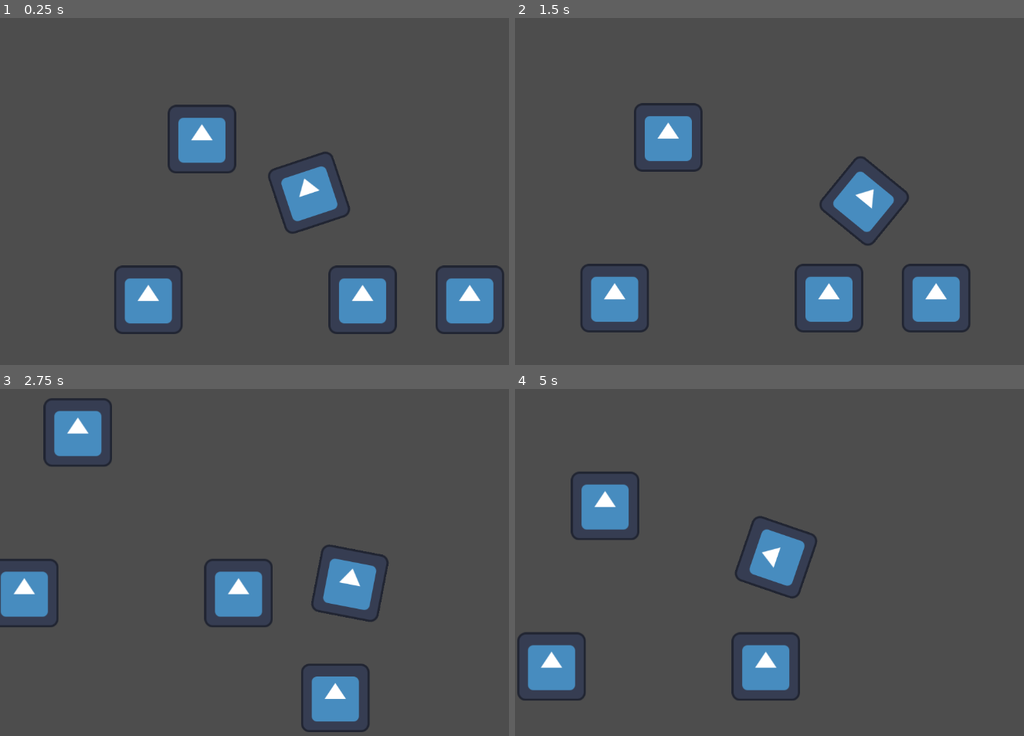
Above: before the commit, frames 1-4 (two rows, left to right).
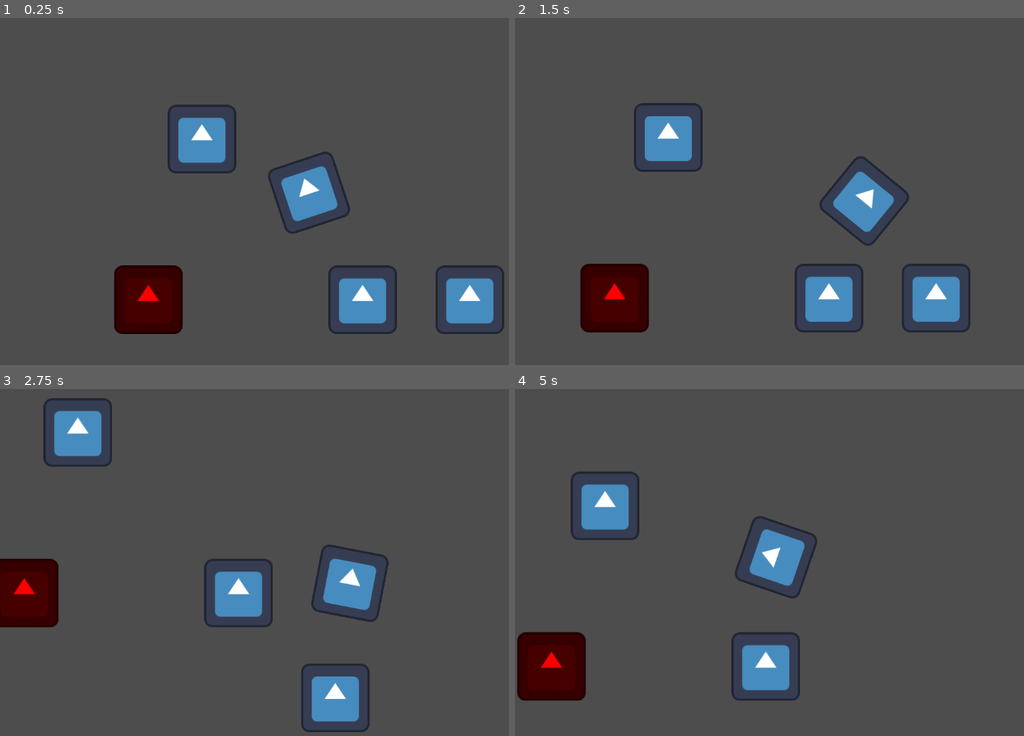
Above: after the commit, the same moments.

Repository: warriormaster12/Magnets
Game: Godot game, scene res://Test.tscn
Two runs of this game, one before a commit and one after it. Both use one fixed random seed, a clock stepped at 60 frames per second and the inputs below. The engine's default icon, where the game draws it, is replaced by a stand-in: a white triangle on a blue panel in a dark square.
Inputs (mouse positions are in pixels of both pictures, inside the frame that each line leads up to):
- Up to frame 1 (0.25 s): no input
- Up to frame 2 (1.5 s): move the mouse to (957, 174) at 0.52 s; hold Right (ui_right) 0.53-1.28 s; move the mouse to (698, 208) at 1.27 s; hold Down (ui_down) from 1.28 s (still down)
- Up to frame 3 (2.75 s): move the mouse to (371, 486) at 2.02 s; release Down (ui_down) at 2.03 s; hold Right (ui_right) from 2.03 s (still down)
- Up to frame 4 (5 s): move the mouse to (794, 631) at 2.77 s; release Right (ui_right) at 2.78 s; hold Up (ui_up) 2.78-3.53 s; move the mouse to (1008, 614) at 3.52 s; hold Left (ui_left) from 3.53 s (still down); move the mouse to (637, 510) at 4.27 s

The runs differ from the first frame. In frame 1, 2.6% of the frame differs, in the area x 22-36%, y 71-92%; in frame 2, 2.6%; in frame 3, 2.2%; in frame 4, 2.6%.

Commit message:
Plate & Player

Diff:
--- a/Scripts/plateScript.gd
+++ b/Scripts/plateScript.gd
@@ -1,7 +1,10 @@
 extends Area2D
 
+var objectsToDetect = []
 
-var objectsToDetect = []
+enum POLARITIES{Negative=0, Positive=1}
+
+@export var polarity: POLARITIES
 
 # Called when the node enters the scene tree for the first time.
 func _ready():
@@ -12,11 +15,12 @@
 
 func _on_PressurePlate_body_entered(body: Node) -> void:
 	if body.is_in_group("TriggersPlates"):
-		objectsToDetect.append(body)
-		print("totototototot")
+		if (polarity == POLARITIES.Negative && body.is_in_group("PositivePolarity")) || (polarity == POLARITIES.Positive && body.is_in_group("NegativePolarity")):
+			objectsToDetect.append(body)
 		# Handle the state change here when a specific object enters the collision area
 
 func _on_PressurePlate_body_exited(body: Node) -> void:
 	if body.is_in_group("TriggersPlates"):
-		objectsToDetect.erase(body)
+		if (polarity == POLARITIES.Negative && body.is_in_group("PositivePolarity")) || (polarity == POLARITIES.Positive && body.is_in_group("NegativePolarity")):
+			objectsToDetect.erase(body)
 		# Handle the state change here when a specific object exits the collision area
--- a/Scripts/playerScript.gd
+++ b/Scripts/playerScript.gd
@@ -85,5 +85,3 @@
 
 	# Rotate the child Sprite2D node
 	self.rotation = new_rotation
-
-	# Creates a detection area infront of the Sprite2D in the direction its facing
--- a/Test.tscn
+++ b/Test.tscn
@@ -62,6 +62,7 @@
 shape = SubResource("RectangleShape2D_rerco")
 
 [node name="Sprite2D" type="Sprite2D" parent="Box2"]
+modulate = Color(1, 0, 0, 1)
 texture = ExtResource("3_shjwo")
 
 [node name="Wall" type="StaticBody2D" parent="."]
@@ -82,4 +83,5 @@
 texture = ExtResource("3_shjwo")
 
 [node name="CollisionShape2D" type="CollisionShape2D" parent="PressurePlate"]
+scale = Vector2(3, 3)
 shape = SubResource("RectangleShape2D_cdoga")
